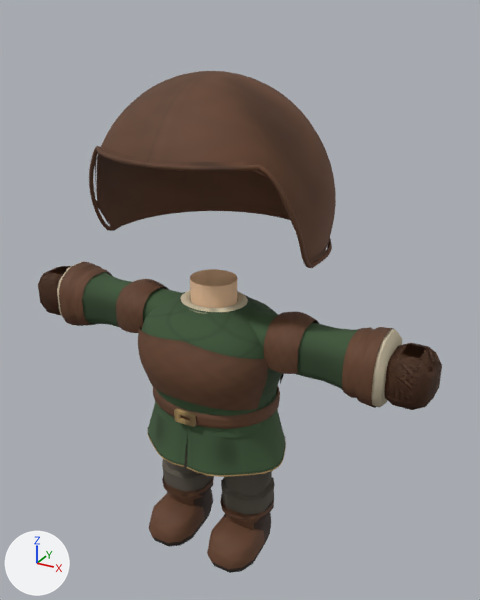
The glTF model src/assets/models/wardrobe/classes/traje_guerrero_roble.glb: old version first, new version second.
One viewpoint serves both versions: a 50 mm camera at (1.36, -2.25, 2.38) aimed at (0.07, 0.1, 1.21). Lighting does not change. The marker at lower left points along +X, +Y and +Z. The picture after the commit comes second. Vertices at exactly the same position are counted once.

Names of what the first picture shows: 'medieval-leg-l', 'medieval-leg-r', 'medieval-sleeve-l', 'medieval-sleeve-r', 'medieval-tunic', 'suit-bracer-l', 'suit-bracer-r', 'suit-glove-left', 'suit-head', 'suit-trousers-l', 'suit-upperarm-l', 'suit-upperarm-r' and 4 more.
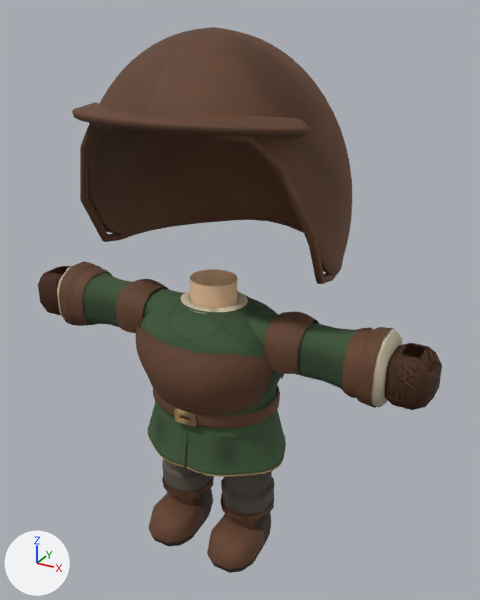
Pixel boxes [x1, y1, x2, y2] of what changed, in the pictures (480 x 600 px):
'suit-head', reshaped (13% wider, 30% taller)
    before: [89, 71, 336, 268]
    after: [72, 27, 352, 284]
part 1 of me_suit_head, rebuilt (10% wider, 15% shorter)
    before: [96, 71, 336, 261]
    after: [80, 123, 343, 284]
part 2 of me_suit_head, rebuilt (9% wider, 102% taller)
    before: [89, 146, 332, 268]
    after: [86, 27, 352, 275]
part 3 of me_suit_head, added (brown)
    after: [72, 102, 310, 137]
part 4 of me_suit_head, deleted
    before: [95, 145, 331, 264]

What the commit changed:
me_suit_head is used by ob_suit_head; location (0.0, 0.0, 0.0).
me_suit_head had 1280 vertices, 2432 faces and spanned x -0.493..0.493, y -0.429..0.484, z 1.487..2.165.
me_suit_head now has 2826 vertices, 5648 faces and spans x -0.553..0.553, y -0.476..0.562, z 1.413..2.317.
me_suit_head part 1: the loose piece of 576 vertices spanning x -0.493..0.493, y -0.411..0.484, z 1.498..2.165 is rebuilt with 192 vertices and now spans x -0.531..0.531, y -0.44..0.541, z 1.413..2.041.
me_suit_head part 2: the loose piece of 576 vertices spanning x -0.487..0.487, y -0.429..0.479, z 1.487..1.902 is rebuilt with 2016 vertices and now spans x -0.553..0.553, y -0.431..0.562, z 1.427..2.317.
me_suit_head part 3: a new loose piece of 618 vertices spanning x -0.494..0.494, y -0.476..-0.149, z 1.997..2.071, in mat_leather.
me_suit_head part 4: the loose piece of 128 vertices spanning x -0.481..0.481, y -0.418..0.473, z 1.498..1.912 is deleted.
